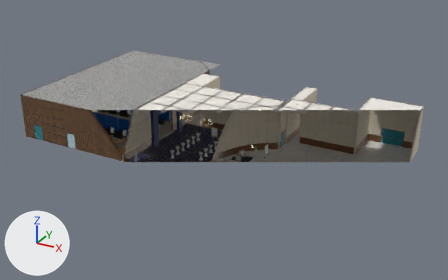
What one commit did to the glTF model public/models/diplomatic_hall.glb.
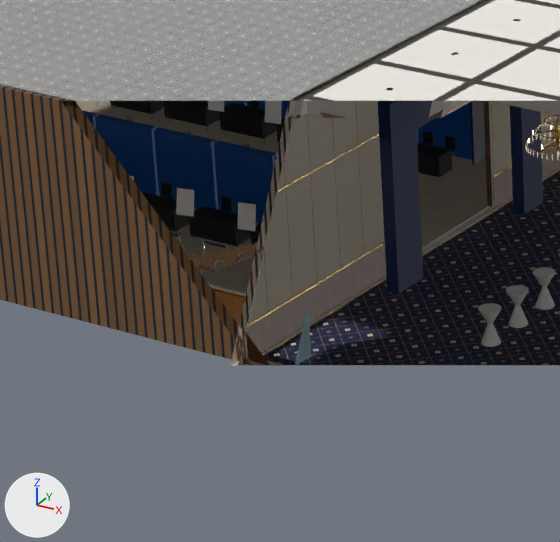
Each version is shown whole from a 50 mm camera at (72.0, -65.1, 39.5) aimed at (31.1, 9.2, 2.4), then close up on the part from 17% to 42% of the width and 32% to 70% of the height. Arrows for +X, +Y and +Z are at lower left; the lights stay in place. The first two pictures are the older version. Everything nearer to the camera than a plane just in front of the edit is cut away. Where no turn or scale is listed for an object, it has been applied to the vertices. Vertices at exactly the same position are counted once.

Objects in the first close-up: 'Hall_Floor', 'Venue_Booths', 'Venue_Ceiling', 'Venue_Foyer', 'Venue_Lobby', 'Venue_Walls' and 2 more.
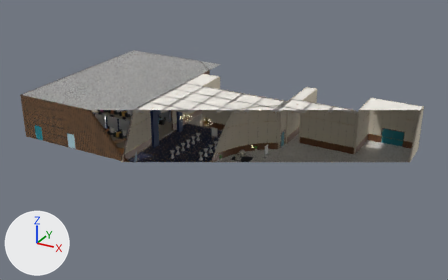
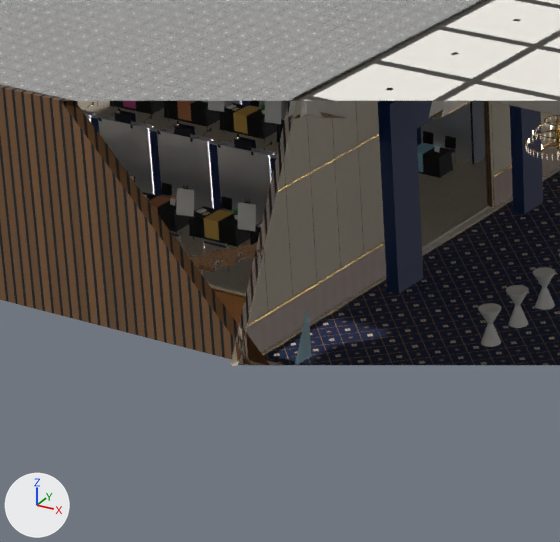
Where the change shows, as pixel boxes (x1, y1, x2, y2) in the close-ups (560 x 542 px):
'Venue_Booths', reshaped
    before: (81, 101, 485, 248)
    after: (76, 101, 485, 248)
part 1 of me_booth_grid_1, added (mostly hidden)
    after: (242, 101, 421, 143)
part 2 of me_booth_grid_1, added (mostly hidden)
    after: (91, 117, 276, 210)
part 3 of me_booth_grid_1, added (mostly hidden)
    after: (86, 113, 276, 158)
part 4 of me_booth_grid_1, rebuilt (11% narrower, 6% shorter)
    before: (217, 141, 277, 156)
    after: (221, 141, 274, 155)
part 5 of me_booth_grid_1, rebuilt
    before: (157, 127, 219, 209)
    after: (161, 127, 213, 141)
part 6 of me_booth_grid_1, rebuilt (mostly hidden)
    before: (84, 113, 96, 129)
    after: (84, 113, 91, 122)
part 7 of me_booth_grid_1, rebuilt (11% narrower)
    before: (95, 116, 159, 196)
    after: (98, 117, 155, 195)
part 8 of me_booth_grid_1, rebuilt (mostly hidden)
    before: (224, 101, 246, 107)
    after: (224, 101, 242, 107)
part 9 of me_booth_grid_1, rebuilt (12% narrower)
    before: (154, 129, 219, 210)
    after: (157, 130, 214, 209)
part 10 of me_booth_grid_1, rebuilt (mostly hidden)
    before: (246, 101, 288, 119)
    after: (249, 101, 288, 119)
part 11 of me_booth_grid_1, rebuilt (10% narrower)
    before: (214, 142, 275, 224)
    after: (217, 143, 272, 224)
part 12 of me_booth_grid_1, rebuilt
    before: (418, 102, 472, 160)
    after: (421, 102, 472, 160)
part 13 of me_booth_grid_1, deleted (mostly hidden)
    before: (82, 110, 157, 129)
part 14 of me_booth_grid_1, built on
    before: (130, 175, 262, 246)
    after: (76, 101, 272, 247)
part 15 of me_booth_grid_1, built on
    before: (110, 101, 456, 177)
    after: (110, 101, 453, 178)

What changed in the scene script:
```text
Add mat_mat_accent_dd9366:
    mat_mat_accent_dd9366 = bpy.data.materials.new('Mat_Accent_DD9366')
    # colours: orange #dd9366
    # uses the picture img_booth_fabric_normal
    # uses the picture img_booth_fabric_orm
Add mat_mat_accent_d45ba5:
    mat_mat_accent_d45ba5 = bpy.data.materials.new('Mat_Accent_D45BA5')
    # colours: pink #d45ba5
    # uses the picture img_booth_fabric_normal
    # uses the picture img_booth_fabric_orm
Add mat_mat_accent_f2c668:
    mat_mat_accent_f2c668 = bpy.data.materials.new('Mat_Accent_F2C668')
    # colours: orange #f2c668
    # uses the picture img_booth_fabric_normal
    # uses the picture img_booth_fabric_orm
Add mat_mat_booth_spine:
    mat_mat_booth_spine = bpy.data.materials.new('Mat_Booth_Spine')
    # colours: dark blue #1b3461
    # uses the picture img_booth_fabric_normal
    # uses the picture img_booth_fabric_orm
Add mat_mat_accent_9ccce3:
    mat_mat_accent_9ccce3 = bpy.data.materials.new('Mat_Accent_9CCCE3')
    # colours: blue #9ccce3
    # uses the picture img_booth_fabric_normal
    # uses the picture img_booth_fabric_orm
Change me_booth_grid_1:
    remove me_booth_grid_1.from_pydata(...)  # 10160 vertices, 16176 faces; spans x 2.39..16.97, y 6.03..18.63, z 0.0..2.94
    add me_booth_grid_1.from_pydata(...)  # 19288 vertices, 27120 faces; spans x 2.39..16.97, y 6.03..18.63, z 0.0..2.94
    me_booth_grid_1 part 1: a new loose piece, a box spanning x 2.48..16.88, y 16.16..16.3, z 0.03..2.42, in mat_mat_booth_spine
    me_booth_grid_1 part 2: a new loose piece, a box spanning x 2.48..16.88, y 8.36..8.5, z 0.03..2.42, in mat_mat_booth_spine
    me_booth_grid_1 part 3: a new loose piece, a box spanning x 2.48..16.88, y 8.352..8.508, z 2.42..2.45, in mat_mat_booth_frame (white #e2e5ea)
    me_booth_grid_1 part 4: the loose piece of 8 vertices spanning x 12.13..14.43, y 8.44..8.56, z 0.03..2.5 is rebuilt with 24 vertices and now spans x 12.26..14.3, y 8.5..8.58, z 0.03..2.51, in mat_mat_booth_frame (white #e2e5ea)
    me_booth_grid_1 part 5: the loose piece of 8 vertices spanning x 9.73..12.03, y 8.44..8.56, z 0.03..2.5 is rebuilt with 24 vertices and now spans x 9.86..11.9, y 8.5..8.58, z 0.03..2.51, in mat_mat_booth_frame (white #e2e5ea)
    me_booth_grid_1 part 6: the loose piece of 8 vertices spanning x 4.93..7.23, y 8.3..8.42, z 0.03..2.5 is rebuilt with 24 vertices and now spans x 5.06..7.1, y 8.28..8.36, z 0.03..2.51, in mat_mat_booth_frame (white #e2e5ea)
    me_booth_grid_1 part 7: the loose piece of 8 vertices spanning x 7.33..9.63, y 8.3..8.42, z 0.03..2.5 is rebuilt with 24 vertices and now spans x 7.46..9.5, y 8.28..8.36, z 0.03..2.51, in mat_mat_booth_frame (white #e2e5ea)
    me_booth_grid_1 part 8: the loose piece of 8 vertices spanning x 4.93..7.23, y 16.1..16.22, z 0.03..2.5 is rebuilt with 24 vertices and now spans x 5.06..7.1, y 16.08..16.16, z 0.03..2.51, in mat_mat_booth_frame (white #e2e5ea)
    me_booth_grid_1 part 9: the loose piece of 8 vertices spanning x 9.73..12.03, y 8.3..8.42, z 0.03..2.5 is rebuilt with 24 vertices and now spans x 9.86..11.9, y 8.28..8.36, z 0.03..2.51, in mat_mat_booth_frame (white #e2e5ea)
    me_booth_grid_1 part 10: the loose piece of 8 vertices spanning x 7.33..9.63, y 16.1..16.22, z 0.03..2.5 is rebuilt with 24 vertices and now spans x 7.46..9.5, y 16.08..16.16, z 0.03..2.51, in mat_mat_booth_frame (white #e2e5ea)
    me_booth_grid_1 part 11: the loose piece of 8 vertices spanning x 12.13..14.43, y 8.3..8.42, z 0.03..2.5 is rebuilt with 24 vertices and now spans x 12.26..14.3, y 8.28..8.36, z 0.03..2.51, in mat_mat_booth_frame (white #e2e5ea)
    me_booth_grid_1 part 12: the loose piece of 8 vertices spanning x 14.53..16.83, y 16.1..16.22, z 0.03..2.5 is rebuilt with 24 vertices and now spans x 14.66..16.7, y 16.08..16.16, z 0.03..2.51, in mat_mat_booth_frame (white #e2e5ea)
    me_booth_grid_1 part 13: 8 loose pieces with 64 vertices, spanning x 2.53..11.78, y 8.44..18.16, z 0.03..2.5, are deleted
    me_booth_grid_1 part 14: 12 vertices moved within x 3.93..10.23, y 6.5..7.45, z 0.45..0.74; 1770 vertices removed from x 2.77..16.59, y 6.49..10.37, z 0.0..0.91; 6182 vertices added at x 2.74..16.62, y 6.46..10.4, z 0.0..2.79
    me_booth_grid_1 part 15: 1760 vertices removed from x 2.77..16.59, y 14.29..18.17, z 0.0..0.91; 5980 vertices added at x 2.66..16.62, y 14.26..18.2, z 0.0..2.79
    other edits to the shape of me_booth_grid_1 do not show in these pictures
    add me_booth_grid_1.materials.append(mat_mat_booth_spine)
    add me_booth_grid_1.materials.append(mat_mat_booth_frame)  # white #e2e5ea
    add me_booth_grid_1.materials.append(mat_mat_lamp_glow)  # beige #fff0d2, glowing beige #ffe8be
    add me_booth_grid_1.materials.append(mat_mat_accent_9ccce3)
    add me_booth_grid_1.materials.append(mat_mat_plant_leaf)  # green #3a8c46
    add me_booth_grid_1.materials.append(mat_mat_accent_f2c668)
    add me_booth_grid_1.materials.append(mat_mat_accent_d45ba5)
    add me_booth_grid_1.materials.append(mat_mat_accent_dd9366)
```
